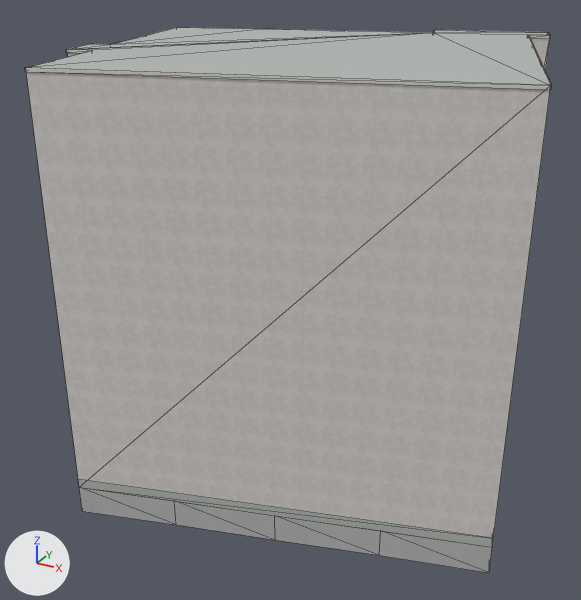
Two versions of the Blender file assets/blender/buildings/osm-way-293949908.blend, one commit apart.
Before and after are seen from a camera (50 mm lens) standing at (13.6, -26.8, 18.3) and looking at (-0.6, -1.0, 5.4). Lighting does not change. The marker at lower left points along +X, +Y and +Z. The older version comes first. Mesh edges are drawn as thin lines.

In view in the first picture: 'building foundation 293949908', 'reality 293949908 near reality aged pale plaster', 'reality 293949908 near reality concrete plinth', 'reality 293949908 near reality flat weathered roof', 'reality 293949908 near reality pale aluminum sill'.
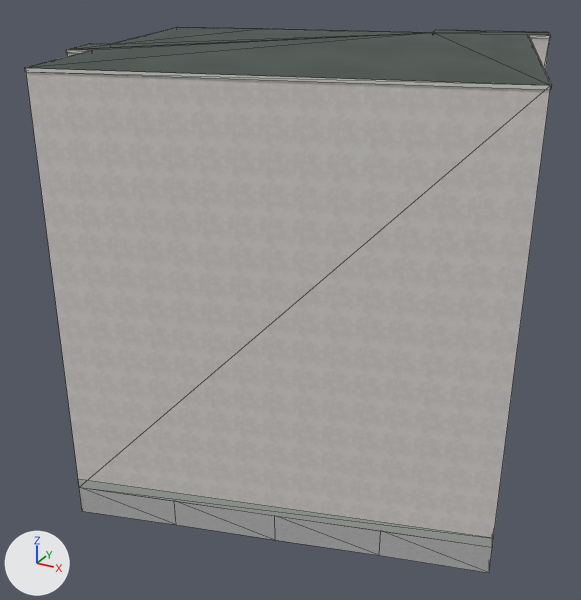
The change, as JSON lines over the scene's bpy script:
```json
{"op": "add", "block": "img_roof_color_png", "code": ["img_roof_color_png = load_image('roof-color.png', '../../../public/models/architecture/textures/roof-color.png', 256, 256, 'sRGB')"]}
{"op": "add", "block": "img_roof_normal_png", "code": ["img_roof_normal_png = load_image('roof-normal.png', '../../../public/models/architecture/textures/roof-normal.png', 256, 256, 'Non-Color')"]}
{"block": "mat_reality_flat_weathered_roof", "change": "nodes: BsdfPrincipled, OutputMaterial"}
{"block": "mat_reality_flat_weathered_roof", "change": "colours: grey #b3b7b4"}
{"block": "mat_reality_flat_weathered_roof", "change": "nodes: BsdfPrincipled, MixRGB, NormalMap, OutputMaterial, TexImage x2"}
{"block": "mat_reality_flat_weathered_roof", "change": "colours: white #ffffff"}
{"block": "mat_reality_flat_weathered_roof", "change": "uses the picture img_roof_color_png"}
{"block": "mat_reality_flat_weathered_roof", "change": "uses the picture img_roof_normal_png"}
{"block": "me_reality_293949908_near_reality_pale_aluminum_sill", "where": "# used by ob_reality_293949908_near_reality_pale_aluminum_sill; parent = ob_osm_way_293949908; location = (0.0, 0.0, 0.0)"}
{"op": "remove", "block": "me_reality_293949908_near_reality_pale_aluminum_sill", "code": "me_reality_293949908_near_reality_pale_aluminum_sill.from_pydata(...)  # 52 vertices, 26 faces; spans x -8.9..9.2, y -9.1..9.4, z 14.9..15.0"}
{"op": "add", "block": "me_reality_293949908_near_reality_pale_aluminum_sill", "code": "me_reality_293949908_near_reality_pale_aluminum_sill.from_pydata(...)  # 104 vertices, 52 faces; spans x -8.9..9.2, y -9.1..9.4, z 14.9..15.0"}
{"block": "me_reality_293949908_near_reality_pale_aluminum_sill", "change": "me_reality_293949908_near_reality_pale_aluminum_sill part 1: 48 vertices added at x -8.9..9.2, y -9.1..9.4, z 15.0"}
{"block": "me_reality_293949908_near_reality_pale_aluminum_sill", "change": "other edits to the shape of me_reality_293949908_near_reality_pale_aluminum_sill do not show in these pictures"}
```

Changed parts and their boxes [x1, y1, x2, y2] in the pictures (581 x 600 px):
```json
{"object": "reality 293949908 near reality flat weathered roof", "change": "surface changed", "before": [27, 27, 550, 85], "after": [27, 27, 550, 85], "on screen": "darker"}
{"part": 1, "of": "me_reality_293949908_near_reality_pale_aluminum_sill", "change": "added", "after": [25, 29, 552, 90]}
```
